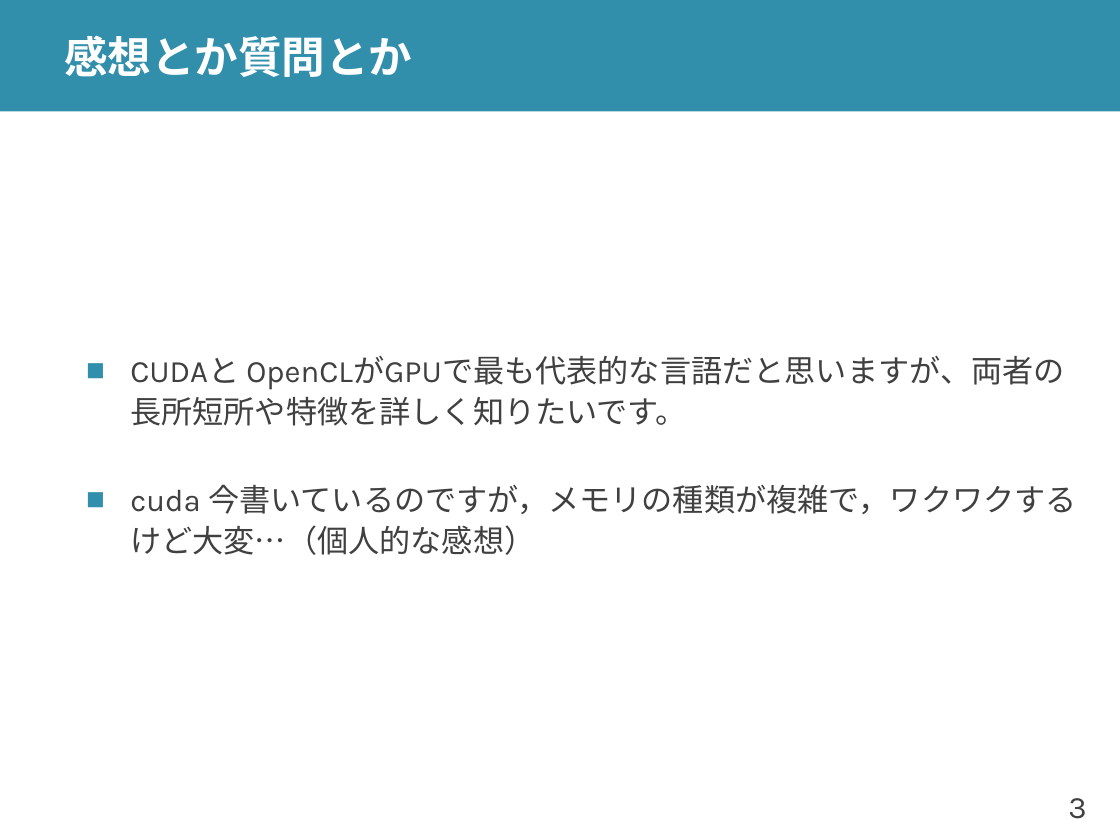
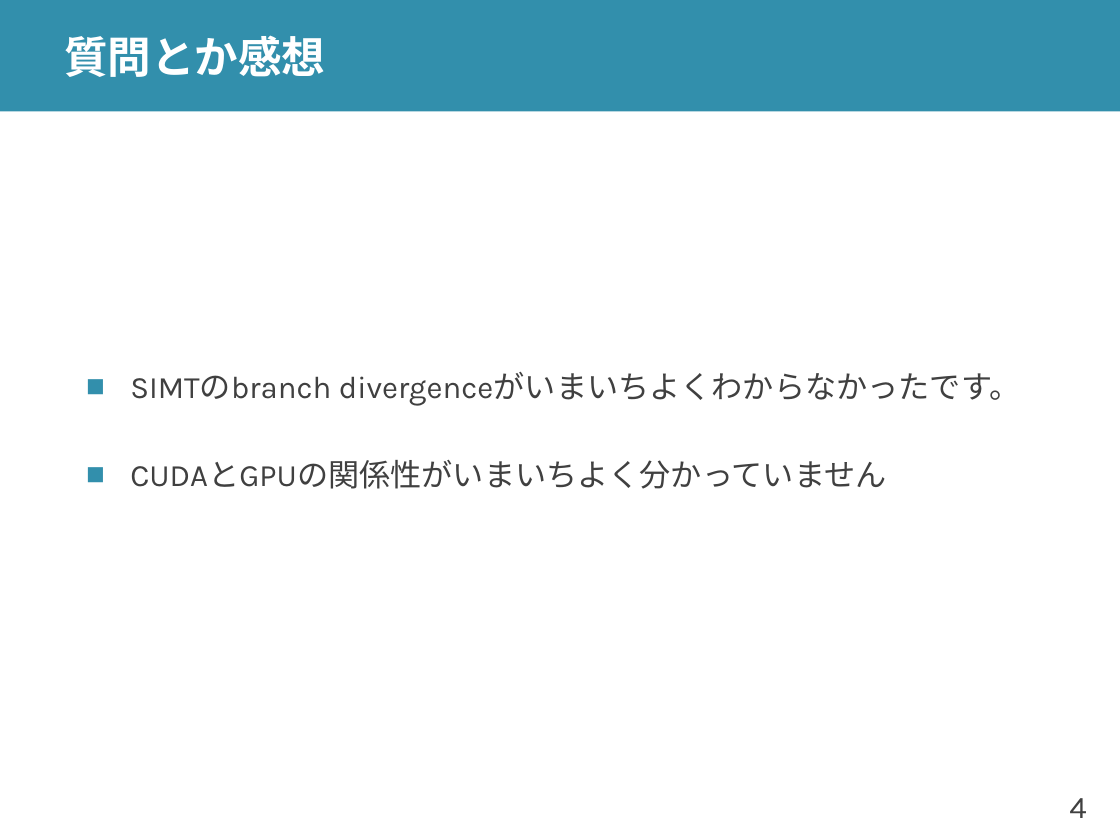
Before and after one commit to shioyadan/advanced-computer-organization, a slide deck: slide 4 of aco-shioya-12.pptx (slide 3 before the commit). Drawn at 1120x840 pixels with LibreOffice and Linux fonts; fonts in the diff are those of the drawing. Boxes give left, top, right and bottom in pixels: in the first picture for what was removed or moved away, otherwise in the second. Text is boxed around its words. In the diff, an @@ line names an element or a change of style, - is before the commit and + after.

```diff
--- a/aco-shioya-12.pptx
+++ b/aco-shioya-12.pptx
@@ title at <box>64,35,325,77</box>: text changed @@
-感想とか質問とか
+質問とか感想
@@ text at <box>130,372,1020,489</box>: text changed @@
-■ CUDAと OpenCLがGPUで最も代表的な言語だと思いますが、両者の長所短所や特徴を詳しく知りたいです。
-■ cuda 今書いているのですが，メモリの種類が複雑で，ワクワクするけど大変…（個人的な感想）
+■ SIMTのbranch divergenceがいまいちよくわからなかったです。
+■ CUDAとGPUの関係性がいまいちよく分かっていません
@@ page number at <box>1069,798,1086,818</box>: text changed @@
-3
+4
```
Also in this commit, not shown: 10 other slides changed, 14 slides added, 1 slide removed, 2 other files.
